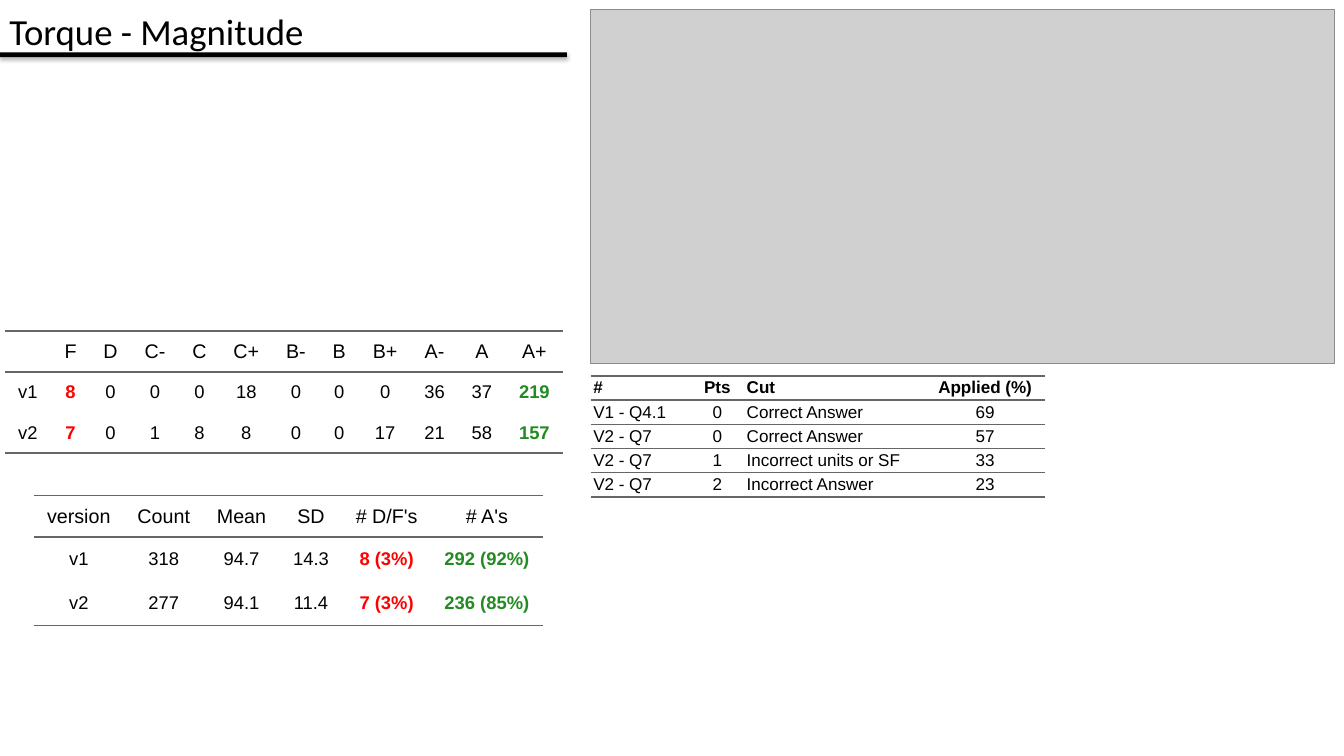
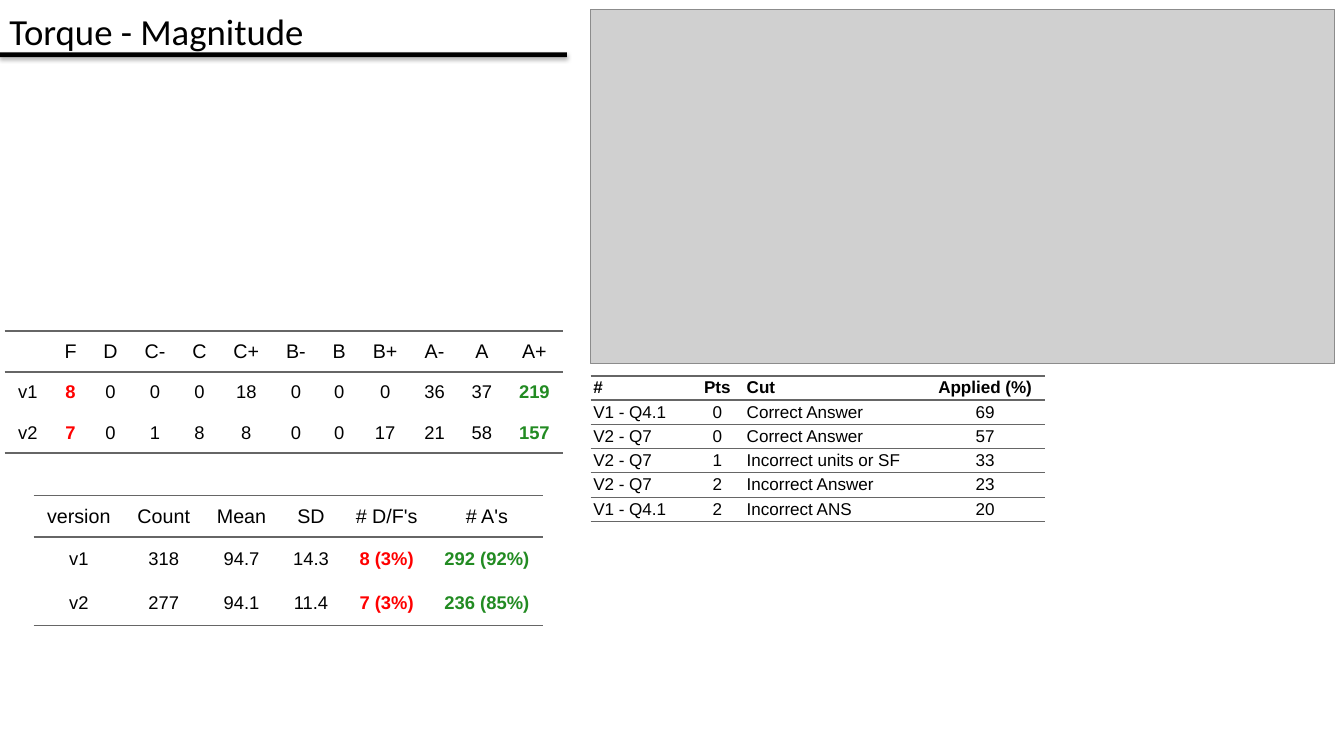
Before and after one commit to kfilip10/grade-analysis-tool-win, a slide deck: slide 11 of shiny/test.pptx (slide 5 before the commit). Drawn at 1344x756 pixels with LibreOffice and Linux fonts; fonts in the diff are those of the drawing; grey boxes stand for pictures. Boxes give left, top, right and bottom in pixels: in the first picture for what was removed or moved away, otherwise in the second. Text is boxed around its words. In the diff, an @@ line names an element or a change of style, - is before the commit and + after.

```diff
--- a/shiny/test.pptx
+++ b/shiny/test.pptx
@@ table at [591,376,1046,660] @@
+row 6: V1 - Q4.1 | 2 | Incorrect ANS | 20
```
Also in this commit, not shown: 10 other slides changed, 6 slides added, 40 other files.
